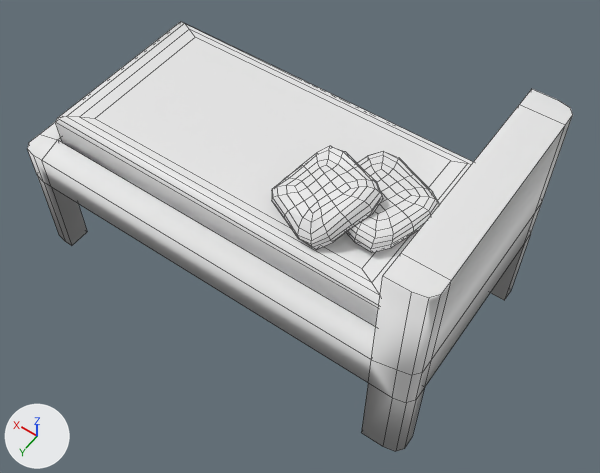
One commit to the Blender file art/models/props/bed/bed.blend: the scene before it, then after it.
Before and after are seen from a 50 mm camera at (-67.1, 84.4, 127.6) aimed at (-9.7, 3.9, 1.2). Every picture has the same lights, and +X, +Y and +Z are marked at lower left. The picture after the commit comes second. Mesh edges are drawn as thin lines.

In view in the first picture: 'Bed', 'Bed Frame', 'Pillow', 'Pillow.001'.
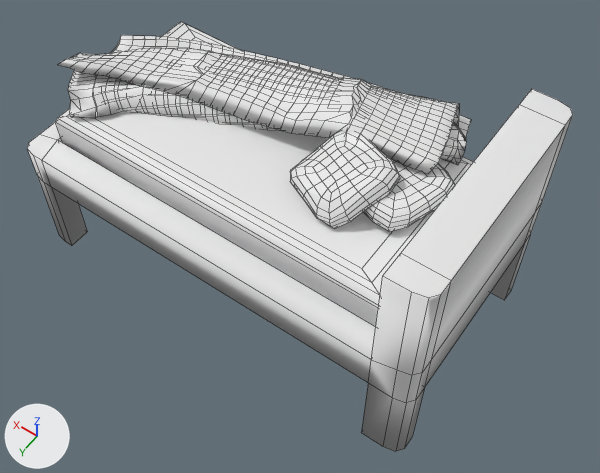
What differs and where, as boxes (x1, y1, x2, y2) in the pictures (600 x 473 px):
'blanket', added
    after: (57, 35, 471, 174)
'Pillow.001', moved
    before: (272, 146, 383, 249)
    after: (290, 132, 400, 229)
'Pillow', moved
    before: (346, 152, 439, 253)
    after: (364, 159, 455, 232)

What changed in the scene script:
```text
Add me_plane:
    me_plane.from_pydata(...)  # 2034 vertices, 2039 faces; spans x -1.02..1.11, y -1.64..-0.39, z -7.64..-4.13
    me_plane.polygons.foreach_set('use_smooth', [True] * 2039)
Change ob_pillow:
    ob_pillow.location: (-24.9, 2.4, 21.2) -> (-24.9, -3.0, 21.2)
Change ob_pillow_001:
    ob_pillow_001.location: (-16.4, 8.8, 24.2) -> (-16.4, 3.5, 24.2)
Add ob_blanket_1:
    ob_blanket_1 = bpy.data.objects.new('blanket', me_plane)
    ob_blanket_1.location = (0.0, 0.0, 54.4)
    ob_blanket_1.rotation_euler = (0.554, -0.0183, 0.444)  # degrees (32, -1, 25)
    ob_blanket_1.scale = (35.8, 22.5, 4.1)
```
